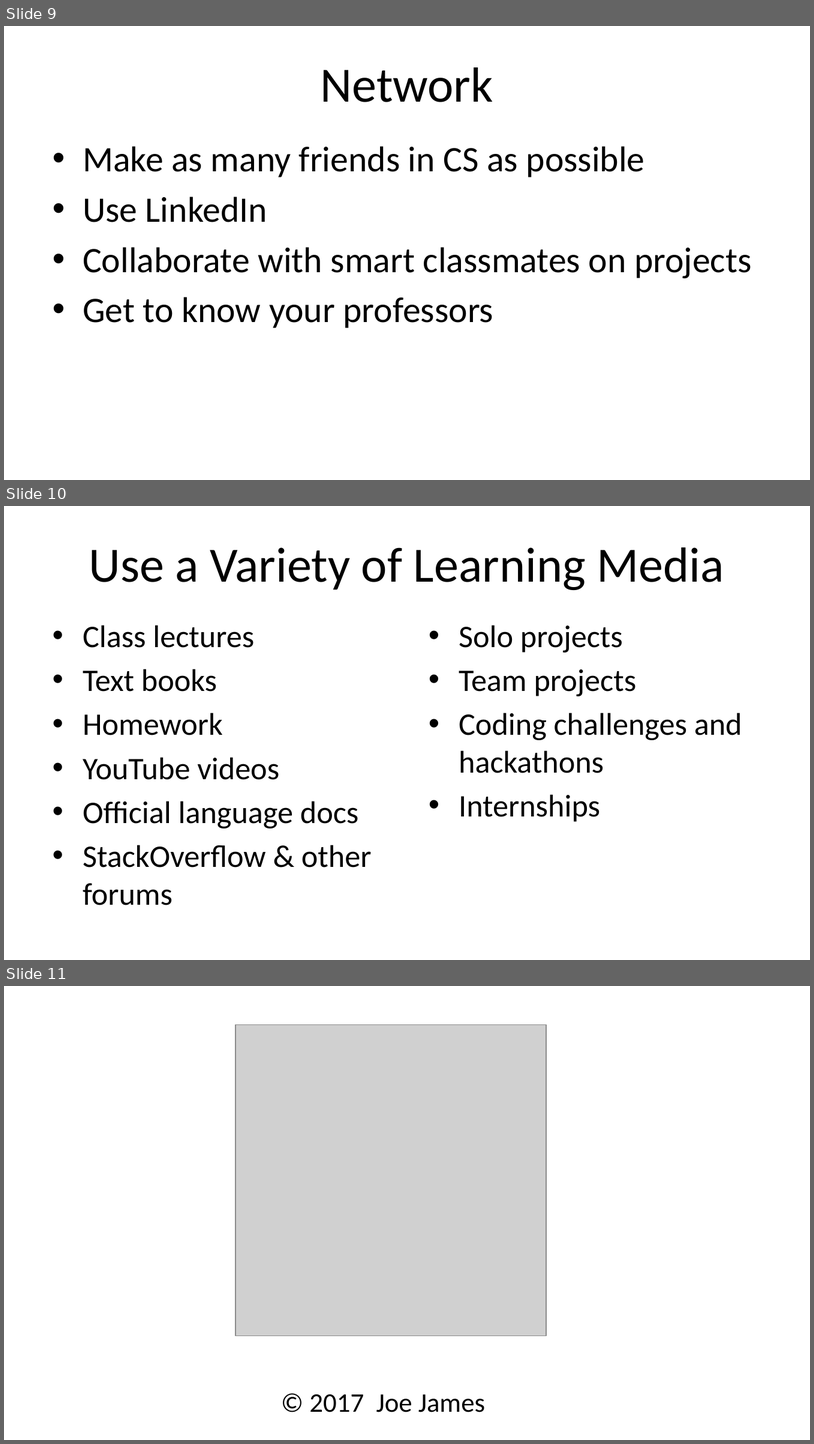
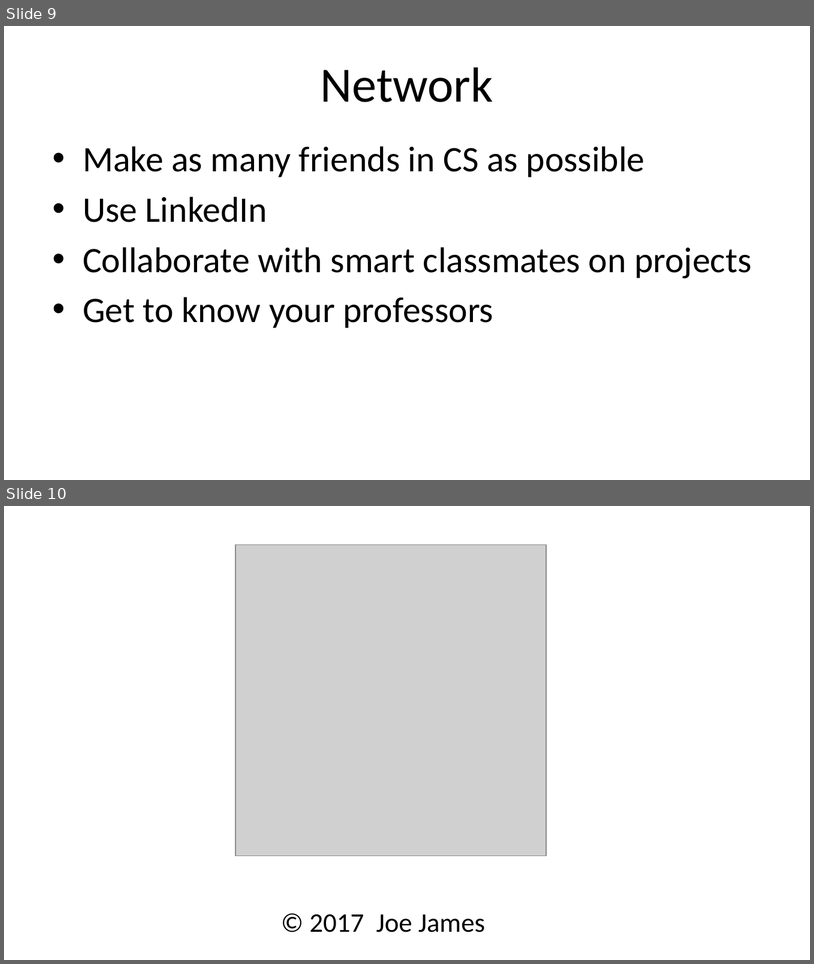
Before and after one commit to joeyajames/UsefulUtensils, a slide deck: Tips for CS Freshmen.pptx. Shown one above the other, each under a label of ours: slides 9, 10 and 11 before the commit, slides 9 and 10 after it. The pictures are 814x1444 and 814x964 pixels, drawn with LibreOffice and Linux fonts; fonts in the diff are those of the drawing; grey boxes stand for pictures. Boxes give left, top, right and bottom in pixels: in the first picture for what was removed or moved away, otherwise in the second. Text is boxed around its words. In the diff, an @@ line names an element or a change of style, - is before the commit and + after.

```diff
--- a/Tips for CS Freshmen.pptx
+++ b/Tips for CS Freshmen.pptx
@@ slide 10 removed at [4, 506, 810, 960], background #FFFFFF @@
@@ title removed at [89, 547, 724, 590] @@
-Use a Variety of Learning Media
@@ text removed at [83, 625, 372, 905] @@
-• Class lectures
-• Text books
-• Homework
-• YouTube videos
-• Official language docs
-• StackOverflow & other forums
@@ text removed at [459, 625, 743, 822] @@
-• Solo projects
-• Team projects
-• Coding challenges and hackathons
-• Internships
@@ what was slide 11 is now slide 10 @@
```
Also in this commit, not shown: 2 slides changed, 1 slide added, 1 other slide removed, 1 other file.
